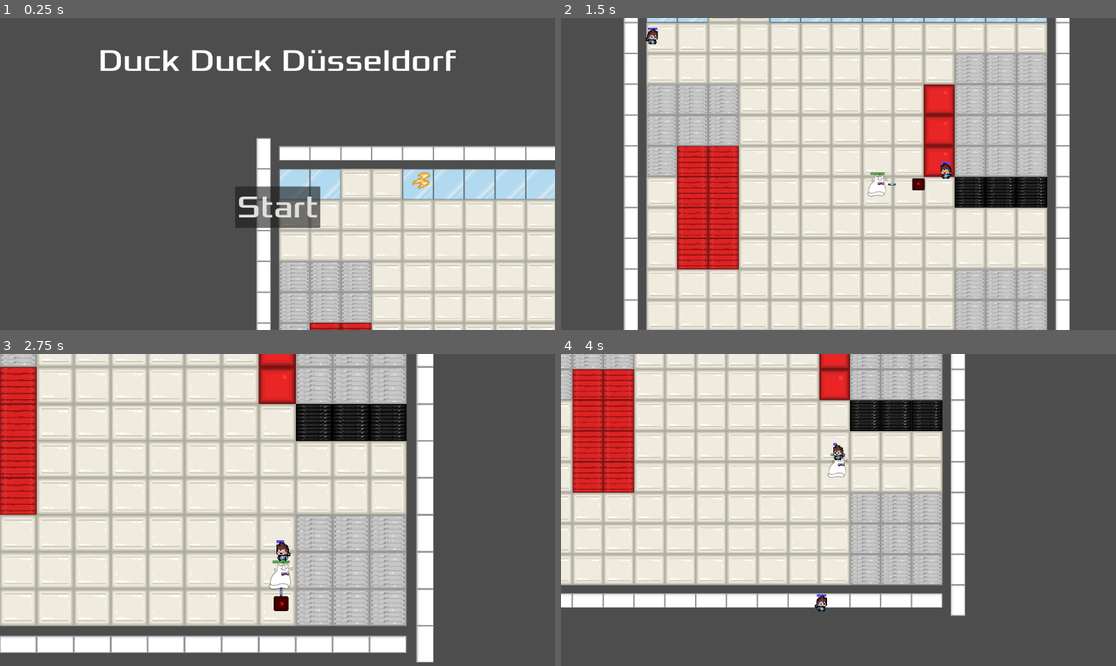
Above: before the commit, frames 1-4 (two rows, left to right).
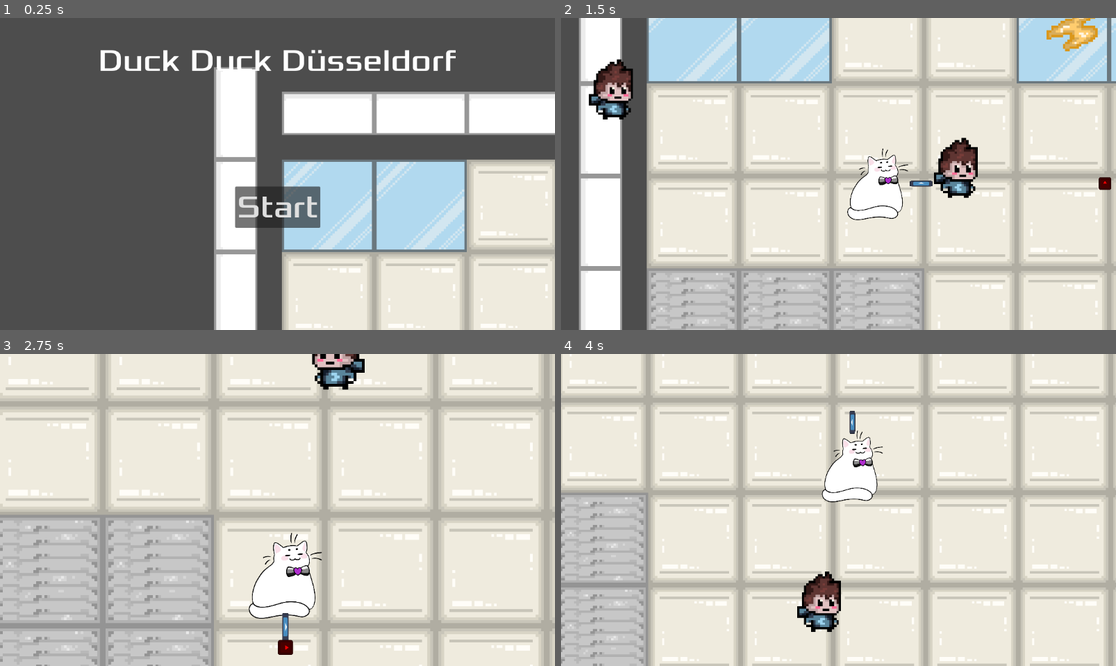
Above: after the commit, the same moments.

Repository: P0127/HSDuckies-Videogame-Group-project-at-HSD
Game: Godot game, scene res://main.tscn
Two runs of this game, one before a commit and one after it. Both use one fixed random seed, a clock stepped at 60 frames per second and the inputs below. The engine's default icon, where the game draws it, is replaced by a stand-in: a white triangle on a blue panel in a dark square.
Inputs (mouse positions are in pixels of both pictures, inside the frame that each line leads up to):
- Up to frame 1 (0.25 s): no input
- Up to frame 2 (1.5 s): click "Start" at 0.5 s; move the mouse to (960, 158) at 1.27 s; press the mouse at (960, 158) at 1.28 s; hold D (move_right) from 1.28 s (still down)
- Up to frame 3 (2.75 s): move the mouse to (166, 525) at 2.02 s; release D (move_right) at 2.03 s; release the mouse at (166, 525) at 2.03 s; hold S (move_down) from 2.03 s (still down); tap Mouse wheel up (zoom_in) at 2.1 s
- Up to frame 4 (4 s): move the mouse to (894, 441) at 2.77 s; release S (move_down) at 2.78 s; hold D (move_right) 2.78-3.53 s; tap Mouse wheel down (zoom_out) at 2.85 s; move the mouse to (810, 572) at 3.52 s; hold W (move_up) from 3.53 s (still down); click (810, 572) at 3.6 s

The runs differ from the first frame. In frame 1, 35% of the frame differs, in the area x 38-100%, y 15-100%; in frame 2, 71%; in frame 3, 77%; in frame 4, 80%, in the area x 0-100%, y 0-100%.

Commit message:
Rescaled Map and Assets
everything is set to 30%

Diff:
--- a/camera_2d.gd
+++ b/camera_2d.gd
@@ -2,7 +2,7 @@
 
 #Constants dictate the final position of the Zoom-Stage
 const ZOOM_DEFAULT : Vector2 = Vector2(1.0 ,1.0)
-const ZOOM_MIN : Vector2 = Vector2(0.8, 0.8)
+const ZOOM_MIN : Vector2 = Vector2(0.3, 0.3) #eig 0.8 für testen mehr
 const ZOOM_MAX : Vector2 = Vector2(1.2, 1.2)
 
 #How long the tweening plays for
--- a/main.tscn
+++ b/main.tscn
@@ -19,6 +19,6 @@
 speed = 400
 
 [node name="TileMapLayer" parent="." instance=ExtResource("6_7mycd")]
-scale = Vector2(0.1, 0.1)
+scale = Vector2(0.3, 0.3)
 
 [connection signal="start_game" from="Hud" to="." method="new_game"]
--- a/mob.tscn
+++ b/mob.tscn
@@ -3,6 +3,12 @@
 [ext_resource type="Script" uid="uid://cvuxy46rlr8ok" path="res://mob.gd" id="1_nokgg"]
 [ext_resource type="Texture2D" uid="uid://djx060swy5oal" path="res://assets/Student1_active.png" id="2_p11y5"]
 [ext_resource type="Texture2D" uid="uid://bh6bcq8kaiqj8" path="res://assets/Student1_inactive.png" id="3_s5nov"]
+
+[sub_resource type="CircleShape2D" id="CircleShape2D_nokgg"]
+radius = 221.02
+
+[sub_resource type="CircleShape2D" id="CircleShape2D_ubaqv"]
+radius = 229.264
 
 [sub_resource type="StyleBoxFlat" id="StyleBoxFlat_p11y5"]
 bg_color = Color(0.6, 0.6, 0.6, 0)
@@ -29,17 +35,25 @@
 "speed": 5.0
 }]
 
-[sub_resource type="RectangleShape2D" id="RectangleShape2D_nokgg"]
-size = Vector2(24, 24)
-
-[sub_resource type="CircleShape2D" id="CircleShape2D_nokgg"]
-radius = 221.02
-
 [node name="Mob" type="CharacterBody2D"]
+scale = Vector2(0.3, 0.3)
 collision_layer = 2
 collision_mask = 17
 script = ExtResource("1_nokgg")
 metadata/_edit_group_ = true
+
+[node name="VisibleOnScreenNotifier2D" type="VisibleOnScreenNotifier2D" parent="."]
+
+[node name="NavigationAgent2D" type="NavigationAgent2D" parent="."]
+
+[node name="AwarenessRadius" type="Area2D" parent="."]
+
+[node name="CollisionShape2D" type="CollisionShape2D" parent="AwarenessRadius"]
+shape = SubResource("CircleShape2D_nokgg")
+
+[node name="Hitbox" type="CollisionShape2D" parent="."]
+shape = SubResource("CircleShape2D_ubaqv")
+debug_color = Color(0.7, 0, 0.0116665, 0.419608)
 
 [node name="ProgressBar" type="ProgressBar" parent="."]
 offset_left = -10.0
@@ -56,21 +70,8 @@
 show_percentage = false
 
 [node name="AnimatedEnemySprite" type="AnimatedSprite2D" parent="."]
-scale = Vector2(0.08, 0.08)
 sprite_frames = SubResource("SpriteFrames_b3mxk")
 animation = &"inactive"
-
-[node name="Hitbox" type="CollisionShape2D" parent="."]
-shape = SubResource("RectangleShape2D_nokgg")
-
-[node name="VisibleOnScreenNotifier2D" type="VisibleOnScreenNotifier2D" parent="."]
-
-[node name="NavigationAgent2D" type="NavigationAgent2D" parent="."]
-
-[node name="AwarenessRadius" type="Area2D" parent="."]
-
-[node name="CollisionShape2D" type="CollisionShape2D" parent="AwarenessRadius"]
-shape = SubResource("CircleShape2D_nokgg")
 
 [connection signal="screen_exited" from="VisibleOnScreenNotifier2D" to="." method="_on_visible_on_screen_notifier_2d_screen_exited"]
 [connection signal="body_entered" from="AwarenessRadius" to="." method="_on_DetectRadius_body_entered"]
--- a/player.tscn
+++ b/player.tscn
@@ -5,9 +5,6 @@
 [ext_resource type="Texture2D" uid="uid://be8221cs2yg8y" path="res://assets/MeisterFluffbutt_sprite.png" id="2_i3pqv"]
 [ext_resource type="Texture2D" uid="uid://dtxoui6jvjroq" path="res://assets/MeisterFluffbutt_sprite_2.png" id="3_hqtel"]
 [ext_resource type="PackedScene" uid="uid://d0dp7ykne4ajl" path="res://player_weapon.tscn" id="5_sweqy"]
-
-[sub_resource type="CircleShape2D" id="CircleShape2D_i3pqv"]
-radius = 50.1199
 
 [sub_resource type="StyleBoxFlat" id="StyleBoxFlat_sweqy"]
 bg_color = Color(0.52, 0.162067, 0.156, 0.580392)
@@ -38,18 +35,17 @@
 }]
 
 [sub_resource type="CircleShape2D" id="CircleShape2D_sweqy"]
-radius = 28.0
+radius = 241.015
+
+[sub_resource type="CircleShape2D" id="CircleShape2D_i3pqv"]
+radius = 456.039
 
 [node name="Player" type="CharacterBody2D"]
+scale = Vector2(0.3, 0.3)
 collision_mask = 16
 collision_priority = 2.0
 script = ExtResource("1_onrkg")
 metadata/_edit_group_ = true
-
-[node name="PlayerCollisionShape" type="CollisionShape2D" parent="."]
-position = Vector2(0, 4)
-scale = Vector2(0.5, 0.5)
-shape = SubResource("CircleShape2D_i3pqv")
 
 [node name="PlayerCamera" type="Camera2D" parent="."]
 position_smoothing_enabled = true
@@ -73,13 +69,19 @@
 animation = &"walk"
 frame_progress = 0.665032
 
-[node name="player weapon" parent="." instance=ExtResource("5_sweqy")]
-
 [node name="HurtBox" type="Area2D" parent="."]
 collision_layer = 0
 collision_mask = 2
 
 [node name="CollisionShape2D" type="CollisionShape2D" parent="HurtBox"]
-position = Vector2(0, 4)
+position = Vector2(0, 32)
 shape = SubResource("CircleShape2D_sweqy")
 debug_color = Color(0.981976, 0.133144, 7.70092e-07, 0.42)
+
+[node name="PlayerCollisionShape" type="CollisionShape2D" parent="."]
+position = Vector2(0, 32)
+scale = Vector2(0.5, 0.5)
+shape = SubResource("CircleShape2D_i3pqv")
+
+[node name="player weapon" parent="." instance=ExtResource("5_sweqy")]
+scale = Vector2(10, 10)
Binary file changed: assets/MeisterFluffbutt_sprite.png
Binary file changed: assets/MeisterFluffbutt_sprite_2.png
